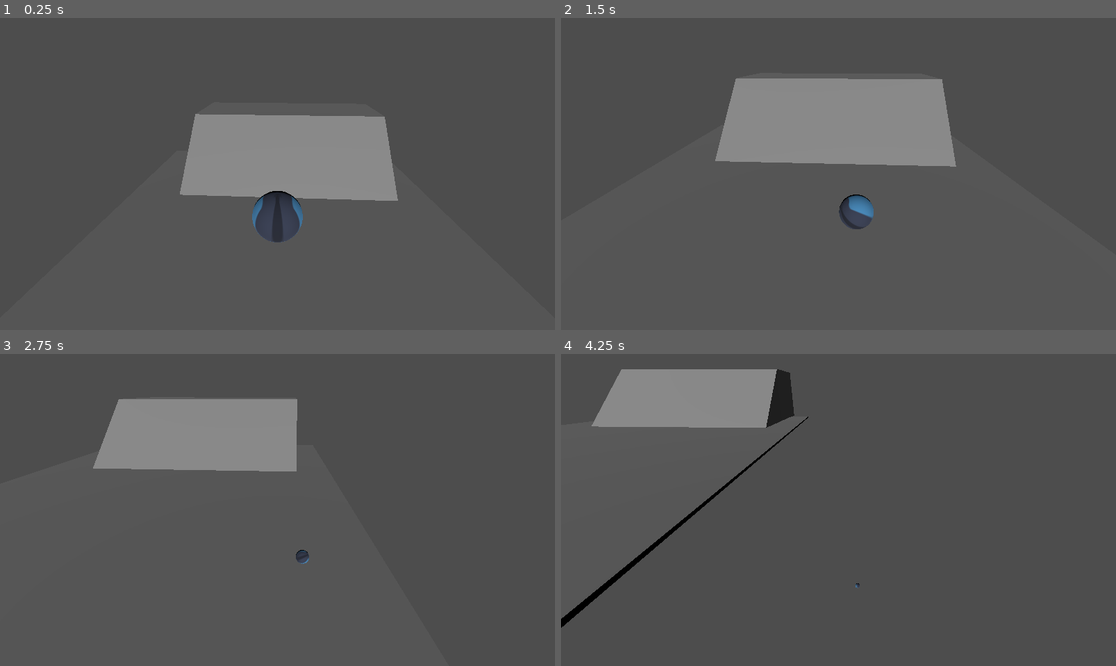
Above: before the commit, frames 1-4 (two rows, left to right).
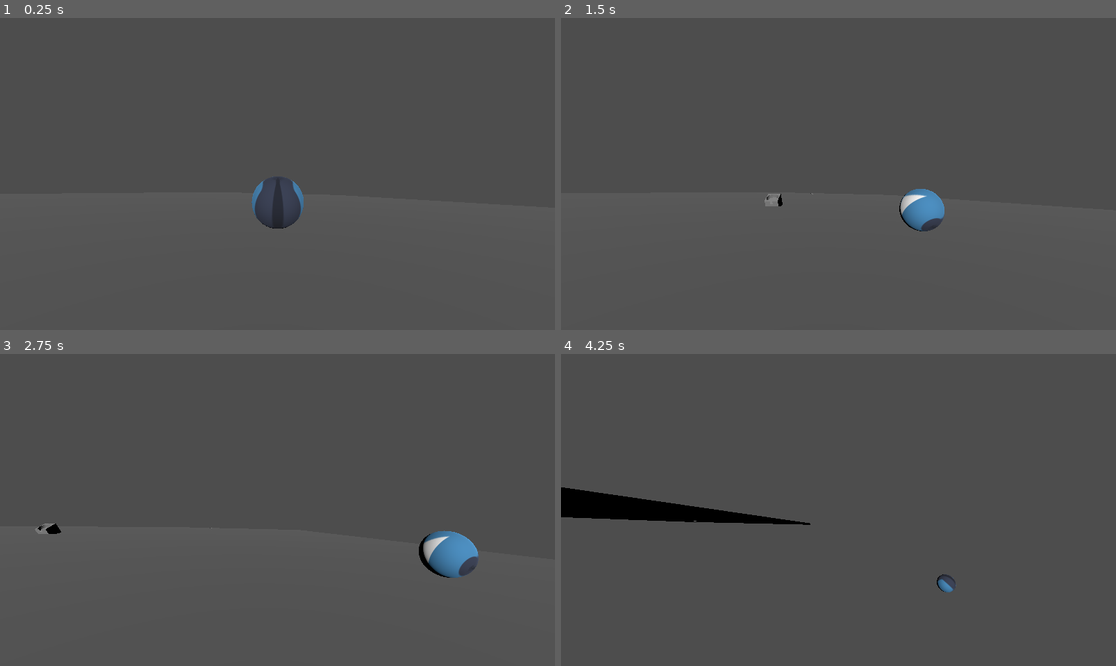
Above: after the commit, the same moments.

Repository: Dr4gonMarine/jogo_bolao
Game: Godot game, scene res://mapa.tscn
Same seed, same stepped clock (60 frames per second), same inputs: the game is played once before the commit and once after it. The engine's default icon, where the game draws it, is replaced by a stand-in: a white triangle on a blue panel in a dark square.
Inputs:
- Up to frame 1 (0.25 s): no input
- Up to frame 2 (1.5 s): tap Enter (ui_accept) at 0.5 s; hold D (direita) 0.53-1.28 s; tap Space (pular) at 0.77 s; hold S (tras) from 1.28 s (still down)
- Up to frame 3 (2.75 s): tap Space (pular) at 1.52 s; release S (tras) at 2.03 s; hold D (direita) from 2.03 s (still down)
- Up to frame 4 (4.25 s): release D (direita) at 2.78 s; hold W (frente) 2.78-3.53 s; tap Space (pular) at 3.02, 3.77 s; hold A (esquerda) from 3.53 s (still down)

The runs differ from the first frame. In frame 1, 10% of the frame differs, in the area x 32-72%, y 30-72%; in frame 2, 13%, in the area x 27-72%, y 19-69%; in frame 3, 9.2%; in frame 4, 9.2%.

Commit message:
Novo script de movimentacao e rampa teste

Diff:
--- a/bola.gd
+++ b/bola.gd
@@ -1,19 +1,18 @@
 extends RigidBody3D
 
-@export var VELOCIDADE = 20.0
-@export var IMPULSO_PULO = 500
+@export var VELOCIDADE := 80.0
+@export var IMPULSO_PULO := 500
 @export var PORCENTAGEM_APROXIMACAO_CAMERA = 0.1
+@export var fator_reducao: float = 0.01
 
 @onready var cameraRig = $CameraRig
 @onready var rayCastVerificaChao = $VerificaChao
-@onready var bola: RigidBody3D = $"."
-@onready var collision_shape = bola.get_node("CollisionShape3D")
-@onready var mesh = bola.get_node("MeshInstance3D")  # Assumindo que o mesh está em um nó chamado "MeshInstance3D"
+@onready var mesh: MeshInstance3D = $MeshInstance3D
+@onready var collision_shape: CollisionShape3D = $CollisionShape3D
 
 var estaNoChao: bool
 var tamanho_inicial = 1.0
 var porcentagem_reducao_maxima = 0.9
-var fator_reducao = 0.1
 
 func _ready():
 	cameraRig.set_as_top_level(true)
@@ -28,14 +27,14 @@
 	cameraRig.global_transform.origin = novaPosicaoBola
 	rayCastVerificaChao.global_transform.origin = global_transform.origin
 
-	if Input.is_action_pressed("frente"):
-		angular_velocity.x -= VELOCIDADE*delta
-	elif Input.is_action_pressed("tras"):
-		angular_velocity.x += VELOCIDADE*delta
-	if Input.is_action_pressed("esquerda"):
-		angular_velocity.z += VELOCIDADE*delta
-	elif Input.is_action_pressed("direita"):
-		angular_velocity.z -= VELOCIDADE*delta
+	var move_direction := Vector3.ZERO
+	move_direction.x = Input.get_action_strength("tras") - Input.get_action_strength("frente")
+	move_direction.z = Input.get_action_strength("esquerda") - Input.get_action_strength("direita")
+	move_direction = move_direction.rotated(Vector3.UP,cameraRig.rotation.y).normalized()
+
+	angular_velocity += move_direction * VELOCIDADE * delta
+
+	print(angular_velocity)
 
 	estaNoChao = rayCastVerificaChao.is_colliding()
 
--- a/bola.tscn
+++ b/bola.tscn
@@ -36,4 +36,5 @@
 current = true
 
 [node name="VerificaChao" type="RayCast3D" parent="."]
+transform = Transform3D(1, -3.76045e-15, 0, -3.93349e-15, 1, 0, 0, 0, 1, 0, 0, 0)
 target_position = Vector3(0, -0.7, 0)
--- a/mapa.tscn
+++ b/mapa.tscn
@@ -2,20 +2,38 @@
 
 [ext_resource type="PackedScene" uid="uid://0x8brelfw3vi" path="res://bola.tscn" id="1_tcxl8"]
 
-[node name="Mapa" type="Node3D"]
+[node name="Mapa" type="Node"]
+
+[node name="DirectionalLight3D" type="DirectionalLight3D" parent="."]
+transform = Transform3D(1, 0, 0, 0, -0.624162, 0.781295, 0, -0.781295, -0.624162, -0.624071, 9.69604, -13.0754)
+
+[node name="Area3D2" type="CSGBox3D" parent="."]
+transform = Transform3D(0.999999, 0.000514804, -0.00135403, -0.000511799, 0.999997, 0.00222284, 0.00135516, -0.00222214, 0.999997, 4.30534, -46.9883, 66.9153)
+use_collision = true
+size = Vector3(1, 1.04138, 1)
+
+[node name="Area3D3" type="CSGCylinder3D" parent="Area3D2"]
+transform = Transform3D(1.12778, -0.000392995, 0.0015146, 0.000580592, 0.743435, 0.0114596, -0.00152704, -0.00758621, 1.12294, 0.00484753, 0.185387, 0.0143204)
+operation = 2
+radius = 0.426509
+height = 0.992842
+sides = 10
+
+[node name="Area3D3" type="CSGBox3D" parent="."]
+transform = Transform3D(0.999999, 0.000514804, -0.00135403, -0.000511799, 0.999997, 0.00222284, 0.00135516, -0.00222214, 0.999997, -0.939559, -9.4694, 13.8127)
+use_collision = true
+size = Vector3(1, 1.04138, 1)
+
+[node name="Area3D3" type="CSGCylinder3D" parent="Area3D3"]
+transform = Transform3D(1.12778, -0.000392995, 0.0015146, 0.000580592, 0.743435, 0.0114596, -0.00152704, -0.00758621, 1.12294, 0.00464773, 0.383045, -0.0579529)
+operation = 2
+radius = 0.426509
+height = 0.457535
+
+[node name="CSGBox3D" type="CSGBox3D" parent="."]
+transform = Transform3D(5.1866, -0.0203809, -0.0280897, 0.0805512, 0.651734, -1.68152, 0.116865, 0.455312, 2.40568, 0.460773, -33.6893, 47.3686)
+use_collision = true
+size = Vector3(13.8065, 1, 40.6064)
 
 [node name="bola" parent="." instance=ExtResource("1_tcxl8")]
-transform = Transform3D(0.999975, -0.000289913, 0.00711009, 0.000226108, 0.99996, 0.00897007, -0.00711241, -0.00896823, 0.999934, 0, 2.51388, 0)
-
-[node name="DirectionalLight3D" type="DirectionalLight3D" parent="."]
-transform = Transform3D(1, 0, 0, 0, 0.949557, 0.313595, 0, -0.313595, 0.949557, 0, 9, 13.3913)
-
-[node name="CSGBox3D" type="CSGBox3D" parent="."]
-transform = Transform3D(1, -0.000214965, 9.94341e-05, 0.000214866, 0.999999, 0.00102007, -9.96485e-05, -0.00102005, 0.999999, 0, 0, 0)
-use_collision = true
-size = Vector3(11.96, 0.06, 16.055)
-
-[node name="CSGPolygon3D" type="CSGPolygon3D" parent="."]
-transform = Transform3D(0.109775, 0, 8.63991, 0, 2.52, 0, -2.69561, 0, 0.351848, 4.76556, 0, -6.2143)
-use_collision = true
-polygon = PackedVector2Array(-1.09, 0, 0, 1, 1, 1, 1, 0)
+transform = Transform3D(-0.999993, 1.42538e-07, 0.00382233, 1.4212e-07, 1, -1.10628e-07, -0.00382233, -1.10089e-07, -0.999993, -0.520557, -0.186771, 0.833157)
--- a/mapa_teste.tscn
+++ b/mapa_teste.tscn
@@ -1,13 +1,26 @@
-[gd_scene load_steps=2 format=3 uid="uid://dm1ugon3jdsdk"]
+[gd_scene load_steps=3 format=3 uid="uid://bu0a2ehrb6oc2"]
 
-[ext_resource type="MeshLibrary" uid="uid://bcbd7dxu221wp" path="res://Minigolf.tres" id="1_0cevj"]
+[ext_resource type="MeshLibrary" uid="uid://cif3e2cpw6jea" path="res://Minigolf.tres" id="1_0cevj"]
+[ext_resource type="PackedScene" uid="uid://0x8brelfw3vi" path="res://bola.tscn" id="2_7o81w"]
 
 [node name="Node3D" type="Node3D"]
 
+[node name="CSGBox3D" type="CSGBox3D" parent="."]
+transform = Transform3D(1, -1.4212e-07, -3.49061e-05, 1.4212e-07, 1, -1.10628e-07, 3.49061e-05, 1.10628e-07, 1, -4.52005, 1.44515, 8.32826)
+use_collision = true
+size = Vector3(7.27991, 1, 14.0244)
+
 [node name="GridMap" type="GridMap" parent="."]
+transform = Transform3D(0.999997, 0.000721915, 0.00209659, -0.000725657, 0.999998, 0.00178152, -0.00209529, -0.00178304, 0.999996, 0.213584, 0.173243, 0.126134)
 mesh_library = ExtResource("1_0cevj")
 cell_size = Vector3(1, 0.5, 1)
 data = {
 "cells": PackedInt32Array(65520, 65520, 1441873, 65520, 65521, 1441873, 65520, 65522, 1441873, 65520, 65523, 1441873, 6 …(6896 unchanged characters)…
 }
 metadata/_editor_floor_ = Vector3(0, -2, 0)
+
+[node name="bola" parent="." instance=ExtResource("2_7o81w")]
+transform = Transform3D(-0.997501, 1.33945e-07, -0.0706443, 1.4212e-07, 1, -1.10628e-07, 0.0706443, -1.20396e-07, -0.997501, -3.86457, 2.69515, 6.10788)
+
+[node name="DirectionalLight3D" type="DirectionalLight3D" parent="."]
+transform = Transform3D(1, 0, 0, 0, 0.637195, 0.770702, 0, -0.770702, 0.637195, -6.19133, 6.59329, 12.9503)
Not shown, changed: Minigolf.tres
